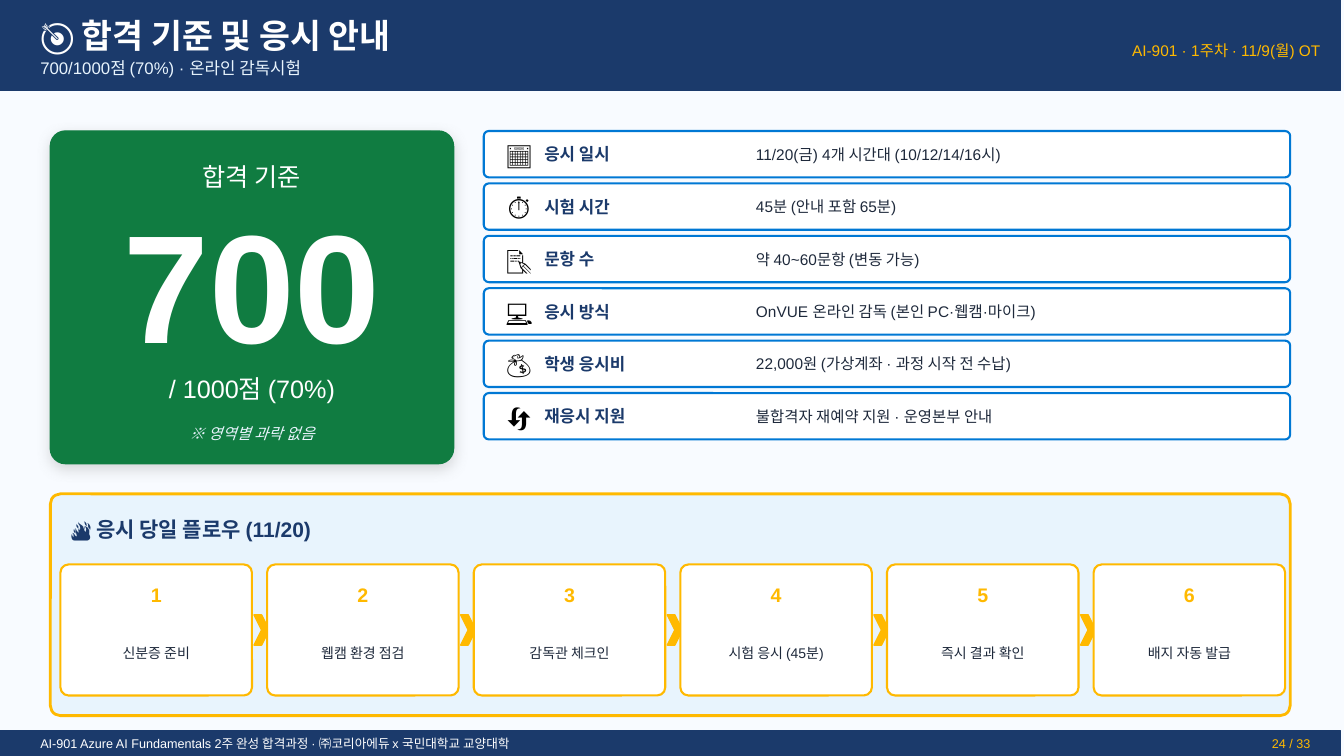
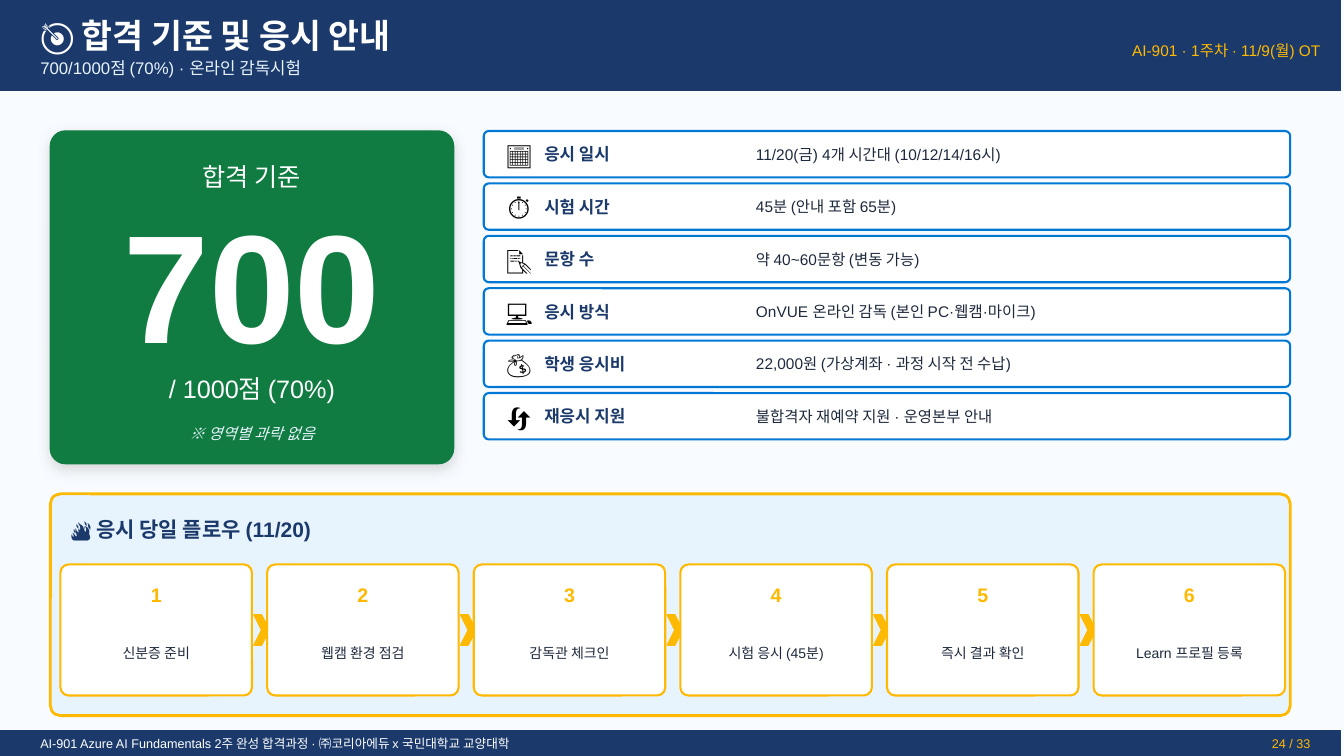
Before and after one commit to bsmkorea1216sj/chatbot, a slide deck: slide 24 of AI901-1. 오리엔테이션과정 소개 및 사전 진단 v3.pptx. Drawn at 1344x756 pixels with LibreOffice and Linux fonts; fonts in the diff are those of the drawing. Boxes give left, top, right and bottom in pixels: in the first picture for what was removed or moved away, otherwise in the second. Text is boxed around its words. In the diff, an @@ line names an element or a change of style, - is before the commit and + after.

```diff
--- a/AI901-1. 오리엔테이션과정 소개 및 사전 진단 v3.pptx
+++ b/AI901-1. 오리엔테이션과정 소개 및 사전 진단 v3.pptx
@@ text at (x1=1136, y1=646, x2=1243, y2=659): text changed @@
-배지 자동 발급
+Learn 프로필 등록
```
Also in this commit, not shown: 2 other slides changed.
